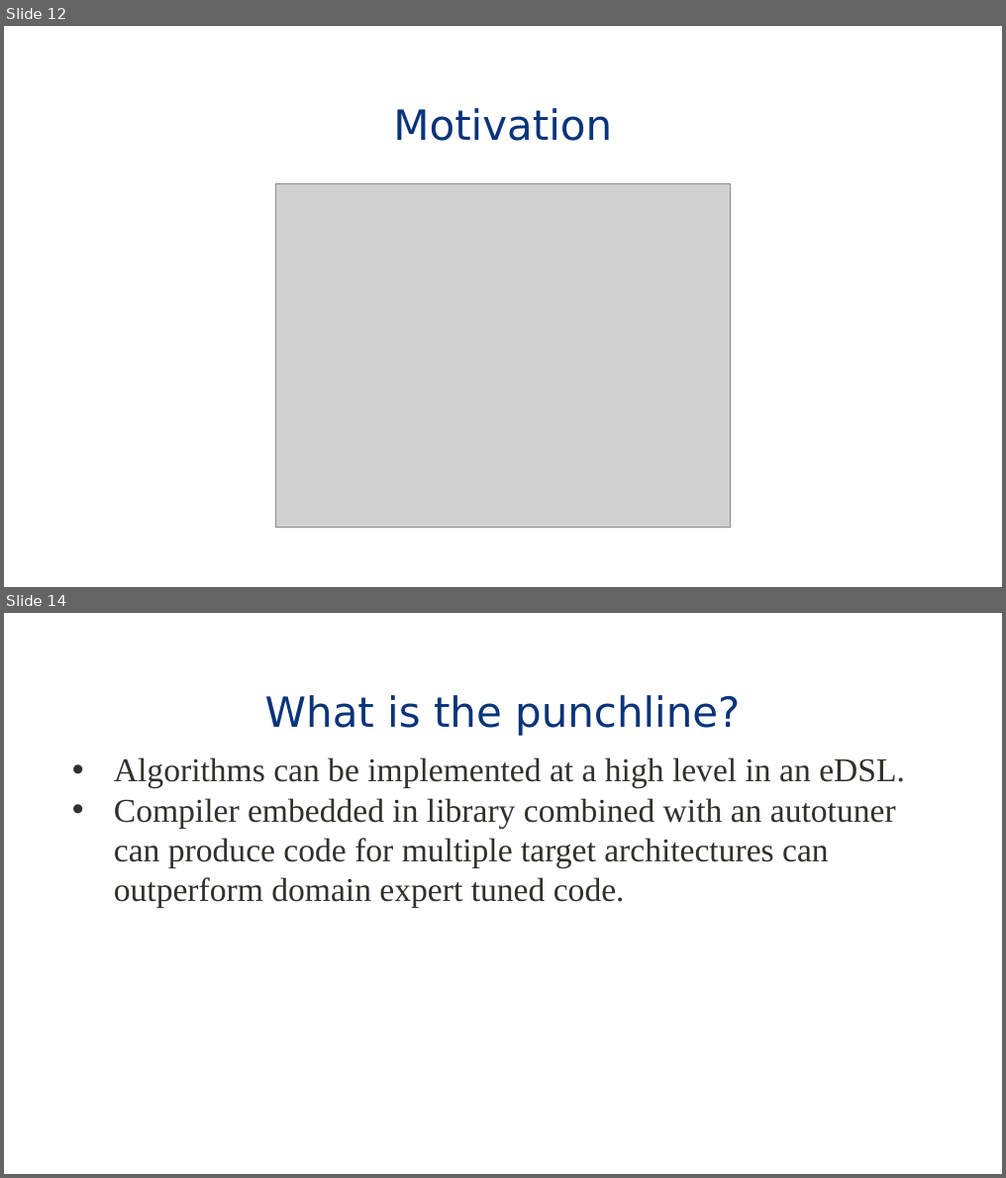
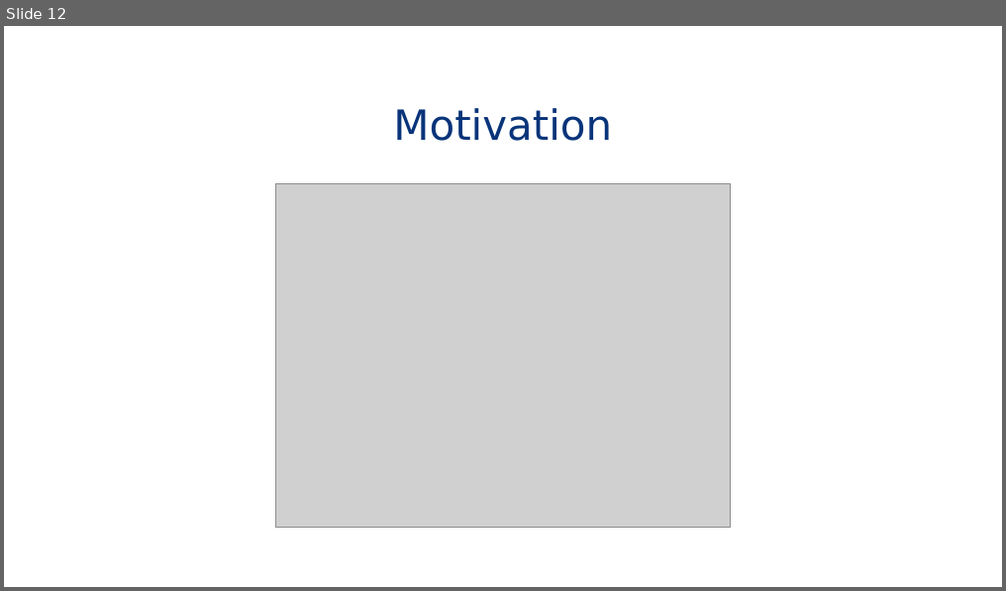
Before and after one commit to eddie-c-davis/cs-advos, a slide deck: presentations/IceFS.pptx. Shown one above the other, each under a label of ours: slides 12 and 14 before the commit, slide 12 after it; the slides between them are not shown. The pictures are 1006x1178 and 1006x591 pixels, drawn with LibreOffice and Linux fonts; fonts in the diff are those of the drawing; grey boxes stand for pictures; background and template pictures are left out. Boxes give left, top, right and bottom in pixels: in the first picture for what was removed or moved away, otherwise in the second. Text is boxed around its words. In the diff, an @@ line names an element or a change of style, - is before the commit and + after.

```diff
--- a/presentations/IceFS.pptx
+++ b/presentations/IceFS.pptx
@@ slide 14 removed at (4, 613, 1002, 1174), background #FFFFFF; not listed: 1 template element that a slide beside it also shows @@
@@ title removed at (265, 695, 740, 736) @@
-What is the punchline?
@@ text removed at (114, 758, 905, 908) @@
-• Algorithms can be implemented at a high level in an eDSL.
-• Compiler embedded in library combined with an autotuner can produce code for multiple target architectures can outperform domain expert tuned code.
```
Also in this commit, not shown: 1 slide changed, 17 slides added, 3 other slides removed.
